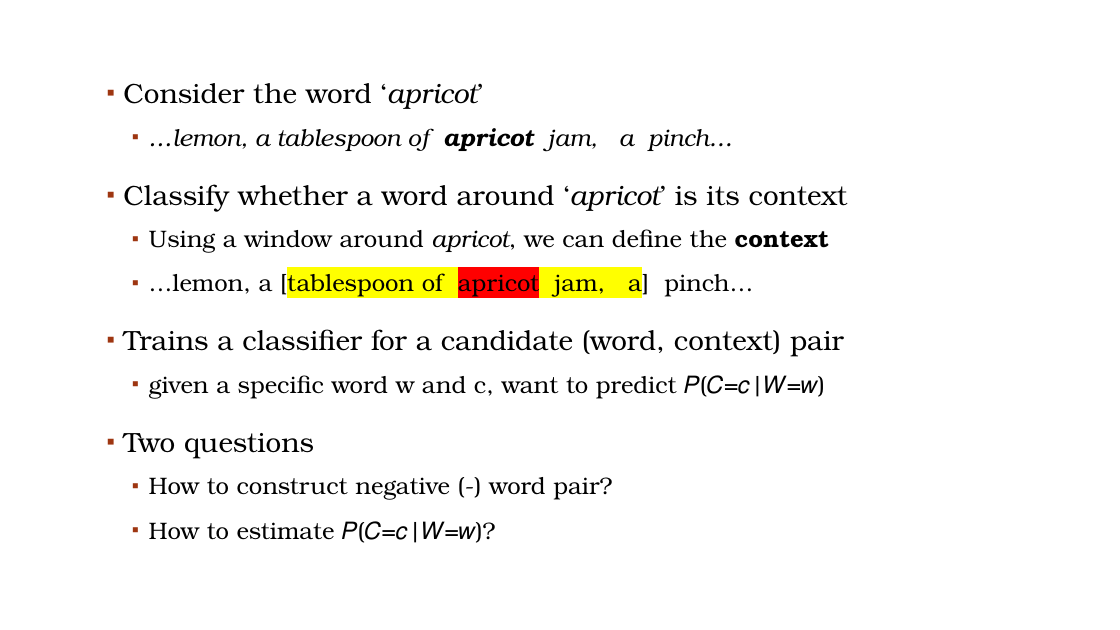
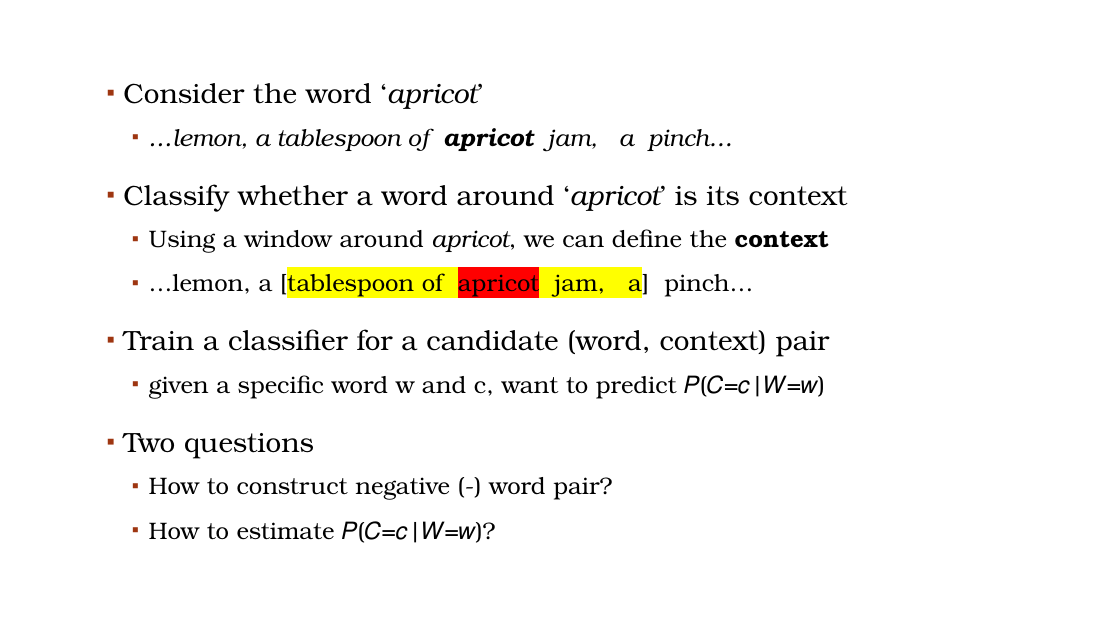
Before and after one commit to YeabinMoonEcon/BUS211, a slide deck: slide 22 of Summer2023/BUS243/lecture_note/lecture6.pptx (slide 21 before the commit). Drawn at 1120x630 pixels with LibreOffice and Linux fonts; fonts in the diff are those of the drawing; background and template pictures are left out. Boxes give left, top, right and bottom in pixels: in the first picture for what was removed or moved away, otherwise in the second. Text is boxed around its words. In the diff, an @@ line names an element or a change of style, - is before the commit and + after.

```diff
--- a/Summer2023/BUS243/lecture_note/lecture6.pptx
+++ b/Summer2023/BUS243/lecture_note/lecture6.pptx
@@ text at (123, 329, 830, 357): text changed @@
-▪ Trains a classifier for a candidate (word, context) pair
+▪ Train a classifier for a candidate (word, context) pair
```
Also in this commit, not shown: 10 other slides changed, 1 slide added, 3 other files.
